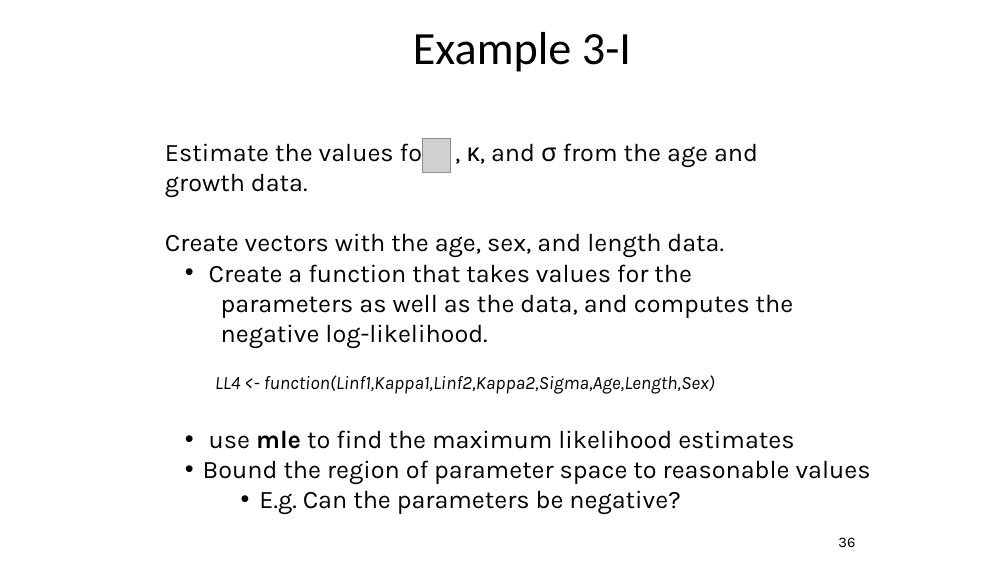
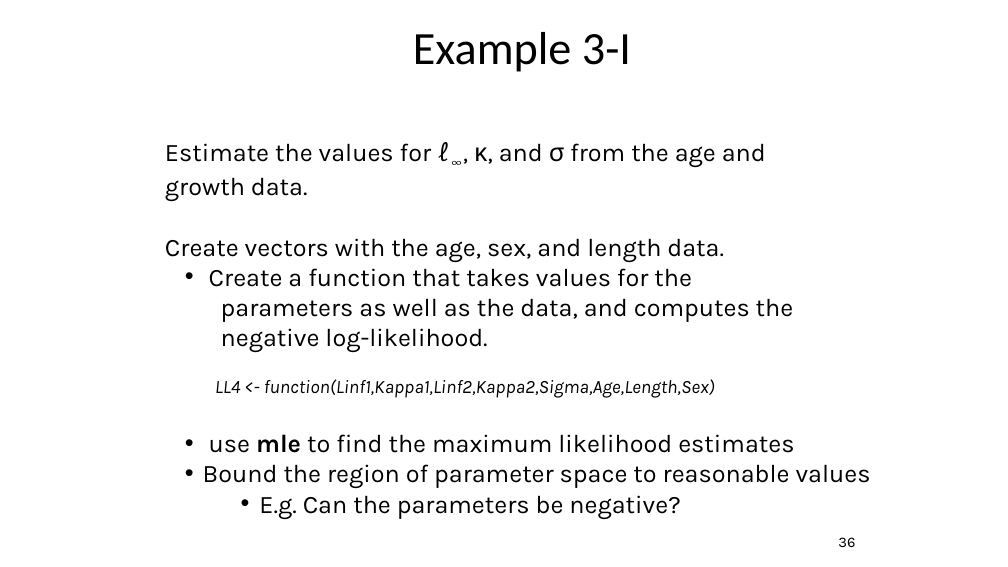
Before and after one commit to taaltree/FW536, a slide deck: slide 36 of Day4_Likelihood_BayesI/FW536_Day4_Morning_maximum likelihod_accessible.pptx. Drawn at 1008x567 pixels with LibreOffice and Linux fonts; fonts in the diff are those of the drawing; grey boxes stand for pictures. Boxes give left, top, right and bottom in pixels: in the first picture for what was removed or moved away, otherwise in the second. Text is boxed around its words. In the diff, an @@ line names an element or a change of style, - is before the commit and + after.

```diff
--- a/Day4_Likelihood_BayesI/FW536_Day4_Morning_maximum likelihod_accessible.pptx
+++ b/Day4_Likelihood_BayesI/FW536_Day4_Morning_maximum likelihod_accessible.pptx
@@ text at (165,142,766,167): text changed @@
-Estimate the values for , κ, and σ from the age and
+Estimate the values for ℓ∞, κ, and σ from the age and
@@ picture removed at (422,138,450,172) @@
```
Also in this commit, not shown: 11 other slides changed.
